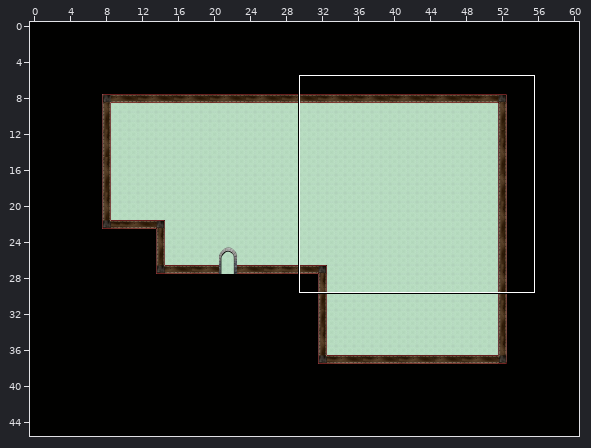
Two states of a Tiled map, data/maps/elektro_1-8.tmx. The picture above shows the old version from afar; the outline marks the close-up.
Close-up. Before the edit:
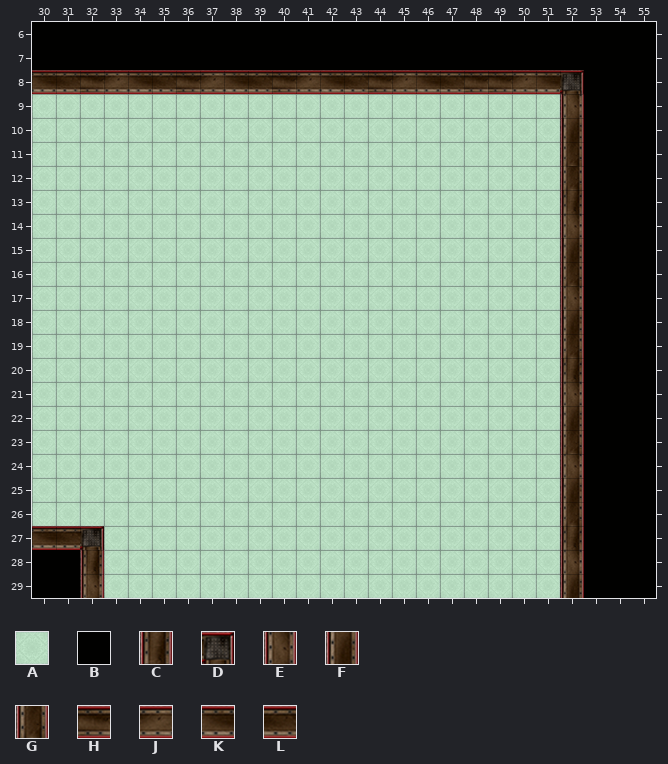
Cells are 32x32 px. Shown: x 30..55, y 6..29. The commit also changed other parts of the map, which this record leaves out.
Key: from "kaplama": A 11; from "syh": B 0; from "tasbina": C 8, D 10, E 25, F 42, G 59, H 68, J 69, K 70, L 71.
_ is an empty cell.
Layers that did not change in this view are not listed.
Layer "Ground" before, first column x 30:
 6 BBBBBBBBBBBBBBBBBBBBBBBBBB
 7 BBBBBBBBBBBBBBBBBBBBBBBBBB
 8 KLHJKLHJKLHJKLHJKLHHJKDBBB
 9 AAAAAAAAAAAAAAAAAAAAAAEBBB
10 AAAAAAAAAAAAAAAAAAAAAAFBBB
11 AAAAAAAAAAAAAAAAAAAAAAGBBB
12 AAAAAAAAAAAAAAAAAAAAAAGBBB
13 AAAAAAAAAAAAAAAAAAAAAACBBB
14 AAAAAAAAAAAAAAAAAAAAAAEBBB
15 AAAAAAAAAAAAAAAAAAAAAAFBBB
16 AAAAAAAAAAAAAAAAAAAAAAGBBB
17 AAAAAAAAAAAAAAAAAAAAAAEBBB
18 AAAAAAAAAAAAAAAAAAAAAAFBBB
19 AAAAAAAAAAAAAAAAAAAAAAGBBB
20 AAAAAAAAAAAAAAAAAAAAAACBBB
21 AAAAAAAAAAAAAAAAAAAAAAEBBB
22 AAAAAAAAAAAAAAAAAAAAAAFBBB
23 AAAAAAAAAAAAAAAAAAAAAAGBBB
24 AAAAAAAAAAAAAAAAAAAAAAEBBB
25 AAAAAAAAAAAAAAAAAAAAAAFBBB
26 AAAAAAAAAAAAAAAAAAAAAAGBBB
27 KLDAAAAAAAAAAAAAAAAAAACBBB
28 BBCAAAAAAAAAAAAAAAAAAAEBBB
29 BBEAAAAAAAAAAAAAAAAAAAFBBB
The same view after the edit:
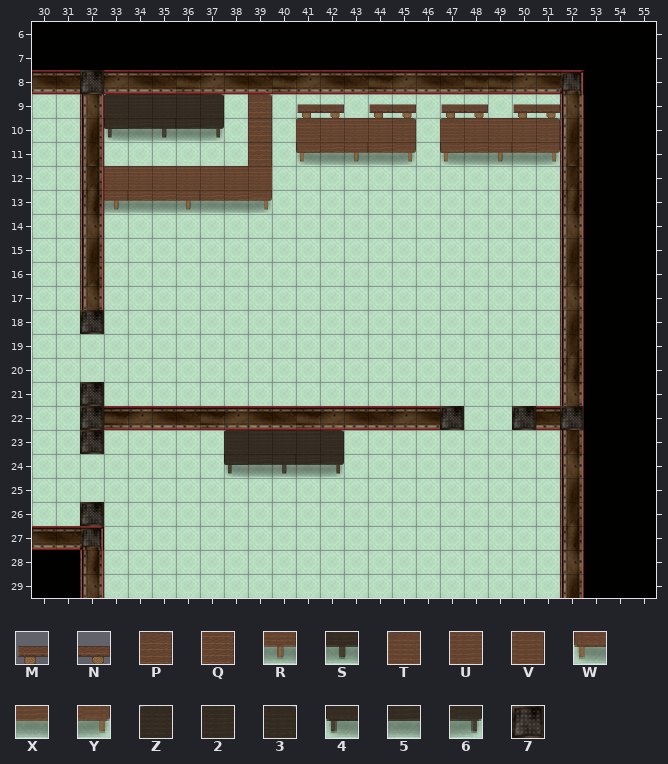
Further tiles: from "malzeme": M 0, N 1, P 11, Q 21, R 25, S 26, T 50, U 51, V 52, W 60, X 61, Y 62, Z 70, 2 71, 3 72, 4 80, 5 81, 6 82; from "tasbina": 7 7.
See-through tiles are keyed as they look on the map.
Changes in this commit:
Layer "Ground":
y 8: x 32 H -> 7
y 9: x 32 A -> E
y 10: x 32 A -> F
y 11..12: x 32 A -> G
y 13: x 32 A -> C
y 14: x 32 A -> E
y 15: x 32 A -> F
y 16: x 32 A -> G
y 17: x 32 A -> E
y 18: x 32 A -> 7
y 21: x 32 A -> 7
y 22: x 32..47 AAAAAAAAAAAAAAAA -> 7HJKLHJKLHJKLJK7; x 50..52 AAF -> 7L7
y 23: x 32 A -> 7
y 26: x 32 A -> 7
Layer "Fringe":
y 9: x 33..37 _____ -> Z2223; x 39 _ -> P; x 41..42 __ -> MN; x 44..45 __ -> MN; x 47..48 __ -> MN; x 50..51 __ -> MN
y 10: x 33..37 _____ -> 45S56; x 39 _ -> Q; x 41..45 _____ -> TUUUV; x 47..51 _____ -> TUUUV
y 11: x 39 _ -> Q; x 41..45 _____ -> WXRXY; x 47..51 _____ -> WXRXY
y 12: x 33..39 _______ -> UUUUUUU
y 13: x 33..39 _______ -> RXXRXXY
y 23: x 38..42 _____ -> Z2223
y 24: x 38..42 _____ -> 45S56
Boxes around the changes in both close-ups, in picture pixels (x1, y1, x2, y2):
changed: (80, 70, 272, 334)
added: (296, 104, 416, 165)
added: (440, 104, 560, 165)
changed: (80, 382, 464, 477)
changed: (512, 406, 584, 430)
changed: (80, 502, 104, 526)
